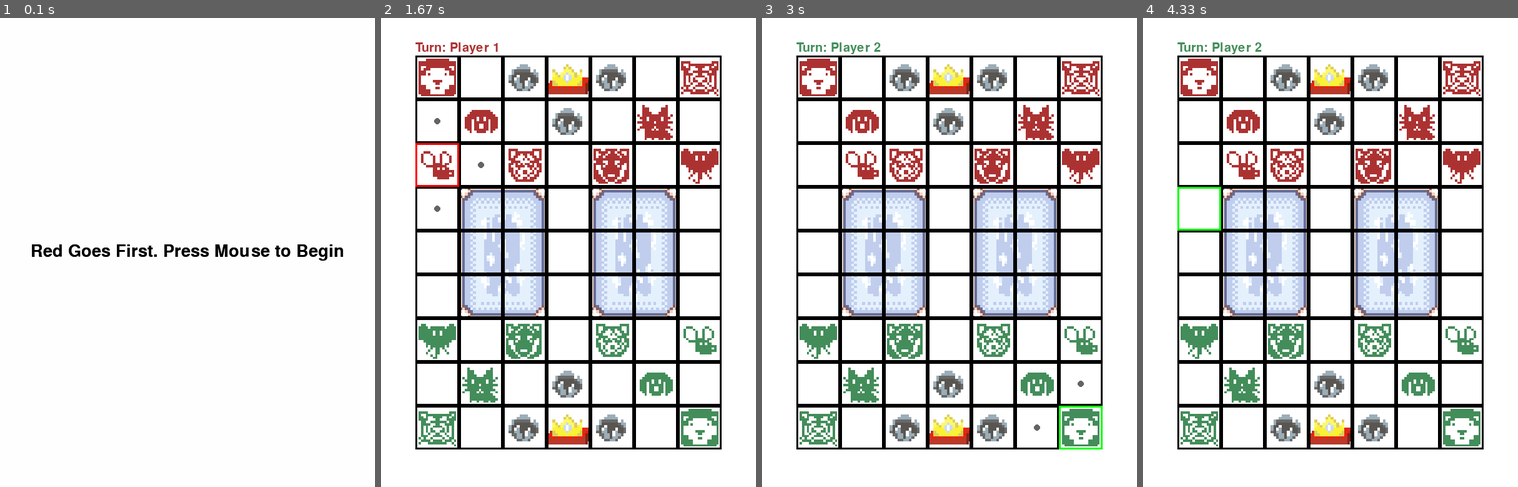
Above: before the commit, frames 1-4 (left to right).
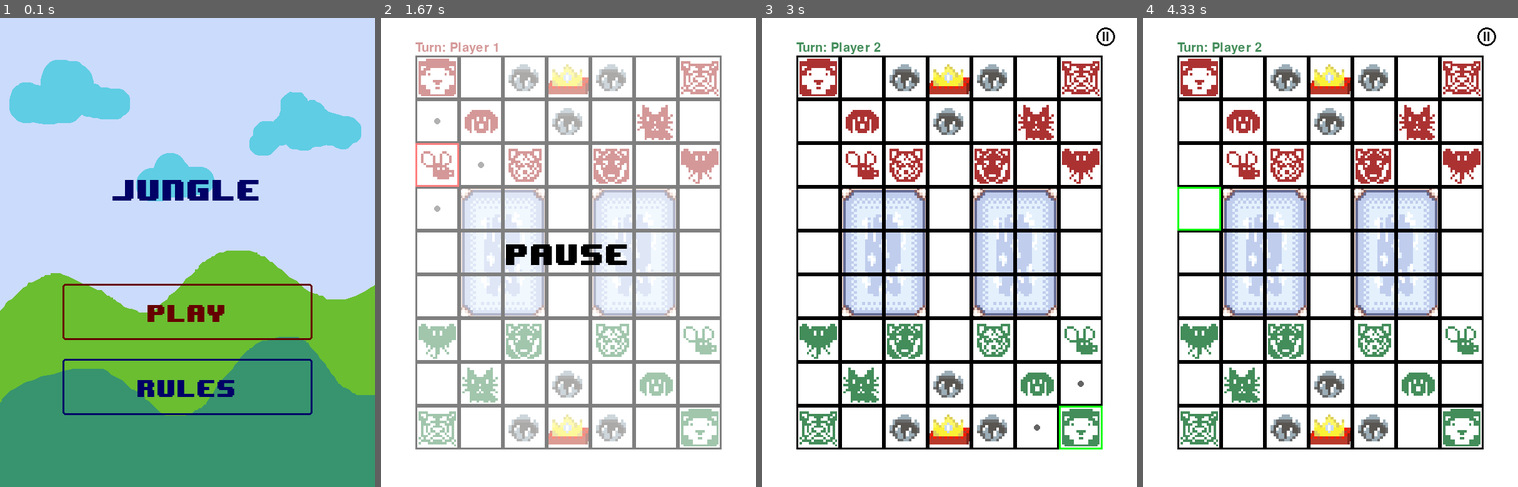
Above: after the commit, the same moments.

Repository: nwjun/Python
Game: pygame game, started from pygame/animal chess/main.py
The game is run twice, just before and just after one commit, with the same random seed, the same clock (stepped at 60 frames per second) and the same inputs.
Inputs (mouse positions are in pixels of both pictures, inside the frame that each line leads up to):
- Up to frame 1 (0.1 s): no input
- Up to frame 2 (1.67 s): tap Enter at 0.33 s; click (553, 275) at 0.72 s; click (452, 182) at 1.05 s; hold Esc from 1.33 s (still down)
- Up to frame 3 (3 s): release Esc at 1.8 s; click (1107, 36) at 1.88 s, where only the run after the commit has a clickable "ll"; click (859, 158) at 2.22 s; click (953, 304) at 2.55 s; click (1092, 430) at 2.88 s
- Up to frame 4 (4.33 s): click (1270, 97) at 3.22 s; click (1461, 374) at 3.55 s; click (1465, 214) at 3.88 s; click (1210, 191) at 4.22 s

The runs differ from the first frame. In frame 1, 100% of the frame differs, in the area x 0-100%, y 0-100%; in frame 2, 27%; in frame 3, less than 0.1%; in frame 4, less than 0.1%.

Commit message:
Add files via upload

Diff:
--- a/pygame/animal chess/main.py
+++ b/pygame/animal chess/main.py
@@ -2,14 +2,20 @@
 import pygame as pg
 from piece import Piece
 import os
+import sys
 
 # Initialize
 pg.init()
 WIDTH, HEIGHT = 600, 750
 window = pg.display.set_mode((WIDTH, HEIGHT))
 pg.display.set_caption('斗兽棋 Jungle')
-icon = pg.image.load(os.path.join("assets","icon.png"))
+icon = pg.image.load(os.path.join("assets", "icon.png"))
 pg.display.set_icon(icon)
+FPS = 60
+clock = pg.time.Clock()
+# pg.mixer.music.load(os.path.join('assets', 'background.mp3'))
+# pg.mixer.music.play(-1)
+
 # Board Set Up
 GRID = 70
 START_X = (WIDTH - GRID * 7) / 2  # Starting point of board
@@ -21,6 +27,12 @@
     "black": (0, 0, 0),
     "white": (255, 255, 255),
 }
+
+s = pg.Surface((WIDTH, HEIGHT))
+s.set_alpha(128)
+s.fill(COLORS['white'])
+
+menu_font = pg.font.Font(os.path.join("assets", "8-BIT WONDER.TTF"), 40)
 
 
 def draw_terrain():
@@ -65,7 +77,7 @@
             if i == 3:
                 if j == 1 or j == 4:
                     window.blit(river, start_pos(i, j))
-            if terrain[i][j] != '2' and terrain[i][j]!='0':
+            if terrain[i][j] != '2' and terrain[i][j] != '0':
                 # pg.draw.rect(surface, rgb,((left, top), (width, height))
                 window.blit(tiles[terrain[i][j]], start_pos(i, j))
             pg.draw.rect(window, (0, 0, 0), ((GRID * j + START_X, GRID * i + START_Y), (GRID, GRID)), 3)
@@ -142,8 +154,6 @@
 
 
 def main():
-    FPS = 60
-    clock = pg.time.Clock()
     run = True
     terrain = draw_terrain()
     board = reset()
@@ -151,11 +161,15 @@
     start_row, start_col = None, None
     player = True
     player_font = pg.font.Font('freesansbold.ttf', 20)
+    player1 = [1, 2, 3, 4, 5, 6, 7, 8]
+    player2 = [1, 2, 3, 4, 5, 6, 7, 8]
+    pause = False
+    move_sound = pg.mixer.Sound(os.path.join("assets", "move-sound.mp3"))
 
     def win():
-        if board[0][3]:
+        if board[0][3] or not player1:
             return 2
-        elif board[8][3]:
+        elif board[8][3] or not player2:
             return 1
         else:
             return 0
@@ -166,6 +180,7 @@
         draw_board(terrain)
         print_pieces(board)
         row, col = show_mouse_loc(player)
+
         if player:
             player_text = "Player 1"
             player_color = COLORS["red"]
@@ -174,21 +189,51 @@
             player_color = COLORS['green']
         player_label = player_font.render("Turn: " + player_text, True, player_color)
         window.blit(player_label, (START_X, START_Y - player_label.get_height() * 1.1))
+
+        if not pause:
+            circle = pg.draw.circle(window, COLORS["black"], center=(550, 30), radius=15, width=3)
+            if circle.collidepoint(pg.mouse.get_pos()):
+                pause_color = (255, 0, 0)
+            else:
+                pause_color = COLORS['black']
+            icon = player_font.render("ll", True, pause_color)
+            window.blit(icon, (550 - icon.get_width() / 2, 30 - icon.get_height() / 2 + 1))
+
         for event in pg.event.get():
             if event.type == pg.QUIT:
                 run = False
-            if event.type == pg.MOUSEBUTTONDOWN and event.button == 1 and row is not None:
-                selected = board[row][col]
-                if choose_piece:
-                    if (row, col) in moves:
-                        board[start_row][start_col].move(board, row, col)
-                        player = not player  # change player
-                    choose_piece = False
-                elif not choose_piece and selected is not None:
-                    if selected.color == player:
-                        choose_piece = True
-                        start_row, start_col = row, col
-                        moves = selected.validMove(board, terrain)
+                pg.quit()
+                sys.exit()
+
+            if event.type == pg.KEYDOWN:
+                if event.key == pg.K_ESCAPE:
+                    pause = not pause
+
+            if event.type == pg.MOUSEBUTTONDOWN and event.button == 1:
+                if not pause:
+                    if circle.collidepoint(pg.mouse.get_pos()):
+                        pause = True
+                    if row is not None:
+                        selected = board[row][col]
+                        if choose_piece:
+                            if (row, col) in moves:
+                                move_sound.play()
+                                eaten = board[row][col]
+                                if eaten:
+                                    if player:
+                                        player2.remove(eaten.val)
+                                    else:
+                                        player1.remove(eaten.val)
+                                board[start_row][start_col].move(board, row, col)
+                                player = not player  # change player
+                            choose_piece = False
+                        elif not choose_piece and selected is not None:
+                            if selected.color == player:
+                                choose_piece = True
+                                start_row, start_col = row, col
+                                moves = selected.validMove(board, terrain)
+                else:
+                    pause = False
 
         if choose_piece:
             for move in moves:
@@ -197,36 +242,151 @@
                 pg.draw.circle(window, (100, 100, 100), (x + GRID / 2, y + GRID / 2), 5)
 
         winner = win()
+
         if winner:
             run = False
-            return winner
-
+        if pause:
+            pause_label = menu_font.render("PAUSE", True, COLORS["black"])
+            window.blit(s, (0, 0))
+            window.blit(pause_label,
+                        (WIDTH / 2 - pause_label.get_width() / 2, HEIGHT / 2 - pause_label.get_height() / 2))
         pg.display.update()
-
-
-def main_menu():
-    title_font = pg.font.SysFont("comicsans", 40)
+    win_menu(winner)
+
+
+class Option:
+    sound = pg.mixer.Sound(os.path.join("assets", "select-sound.wav"))
+    option_font = pg.font.Font(os.path.join("assets", "8-BIT WONDER.TTF"), 32)
+    rect_width = 400
+    rect_height = 90
+    start_height = 425
+    gap = 30
+    color = (0, 0, 102)
+
+    def __init__(self, text, num):
+        self.text_label = self.option_font.render(text, True, self.color)
+        self.text = text
+        self.num = num
+        self.rect = pg.Rect(WIDTH / 2 - self.rect_width / 2,
+                            self.start_height + self.num * (self.rect_height + self.gap),
+                            self.rect_width,
+                            self.rect_height)
+
+    def show_screen(self, color=color, change=None):
+        pg.draw.rect(window, color, self.rect, 3, 5)
+        if change:
+            text_label = change
+        else:
+            text_label = self.text_label
+
+        window.blit(text_label,
+                    (WIDTH / 2 - text_label.get_width() / 2,
+                     self.start_height + self.num * (
+                             self.rect_height + self.gap) + self.rect_height / 2 - text_label.get_height() / 2))
+
+    def mouse_touch(self):
+        if self.rect.collidepoint(pg.mouse.get_pos()):
+            self.hover()
+            return True
+        else:
+            return False
+
+    def hover(self):
+        color = (102, 0, 0)
+        changed_text = self.option_font.render(self.text, True, color)
+        self.show_screen(color, changed_text)
+
+    def play_sound(self):
+        self.sound.play()
+
+
+def rules():
+    print('hi')
+    pass
+
+
+def win_menu(winner):
+    play_again = Option("PLAY AGAIN", 0)
     run = True
-    winner = None
-    title_label = title_font.render("Red Goes First. Press Mouse to Begin", True, (0, 0, 0))
-    s = pg.Surface((WIDTH, HEIGHT))
-    s.set_alpha(128)
-    s.fill(COLORS['white'])
+    play = False
+
     while run:
-        window.blit(s, (0, 0))
+        clock.tick(FPS)
+
         for event in pg.event.get():
             if event.type == pg.QUIT:
                 run = False
+                pg.quit()
+                sys.exit()
+
+            if event.type == pg.KEYDOWN:
+                if event.key == pg.K_KP_ENTER or event.key == pg.K_RETURN:
+                    play_again.play_sound()
+                    main()
+
+            if play and event.type == pg.MOUSEBUTTONDOWN:
+                run = False
+                main()
+
+        window.blit(s, (0, 0))
+        winner_label = menu_font.render("Player " + str(winner) + " WIN", True,
+                                        COLORS["red" if winner == 1 else "green"])
+        window.blit(winner_label,
+                    (WIDTH / 2 - winner_label.get_width() / 2, HEIGHT / 2.75 - winner_label.get_height() / 2))
+        play_again.show_screen()
+        play = play_again.mouse_touch()
+        pg.display.update()
+
+
+def main_menu():
+    run = True
+    menu_label = menu_font.render("Jungle", True, (0, 0, 102))
+    bg = pg.image.load(os.path.join("assets", "background.png"))
+
+    options = []
+    options.append(Option("PLAY", 0))
+    options.append(Option("RULES", 1))
+    options_dict = {
+        "PLAY": main,
+        "RULES": rules,
+    }
+    selection = 0
+
+    while run:
+        window.blit(bg, (0, 0))
+
+        for event in pg.event.get():
+            if event.type == pg.QUIT:
+                run = False
+
             if event.type == pg.MOUSEBUTTONDOWN:
-                winner = main()
-        if winner:
-            winner_label = title_font.render("Winner: Player " + str(winner), True,
-                                             COLORS["red" if winner == 1 else "green"])
-            window.blit(winner_label,
-                        (WIDTH / 2 - winner_label.get_width() / 2, HEIGHT / 2 - winner_label.get_height() / 2))
-        else:
-            window.blit(title_label,
-                        (WIDTH / 2 - title_label.get_width() / 2, HEIGHT / 2 - title_label.get_height() / 2))
+                options[selection].play_sound()
+                options_dict[options[selection].text]()
+
+            if event.type == pg.KEYDOWN:
+                options[selection].play_sound()
+                if event.key == pg.K_DOWN:
+                    selection += 1
+                if event.key == pg.K_UP:
+                    selection -= 1
+                if event.key == pg.K_KP_ENTER or event.key == pg.K_RETURN:
+                    options_dict[options[selection].text]()
+
+        for index, option in enumerate(options):
+            option.show_screen()
+            if option.mouse_touch():
+                if index != selection:
+                    options[selection].play_sound()
+                    selection = index
+            window.blit(menu_label,
+                        (WIDTH / 2 - menu_label.get_width() / 2, HEIGHT / 2.75 - menu_label.get_height() / 2))
+            options[selection].hover()
+
+        if selection >= len(options):
+            selection = 0
+        if selection < 0:
+            selection = len(options) - 1
+
         pg.display.update()
     pg.quit()
 
--- a/pygame/animal chess/piece.py
+++ b/pygame/animal chess/piece.py
@@ -1,6 +1,5 @@
 # load picture
 import os
-
 
 class Piece(object):
     def __init__(self, row, col, animal, color):
Binary file added: pygame/animal chess/assets/8-BIT WONDER.TTF
Binary file added: pygame/animal chess/assets/background.png
Not shown, added: pygame/animal chess/assets/background.mp3
Not shown, added: pygame/animal chess/assets/move-sound.mp3
Not shown, added: pygame/animal chess/assets/select-sound.wav
